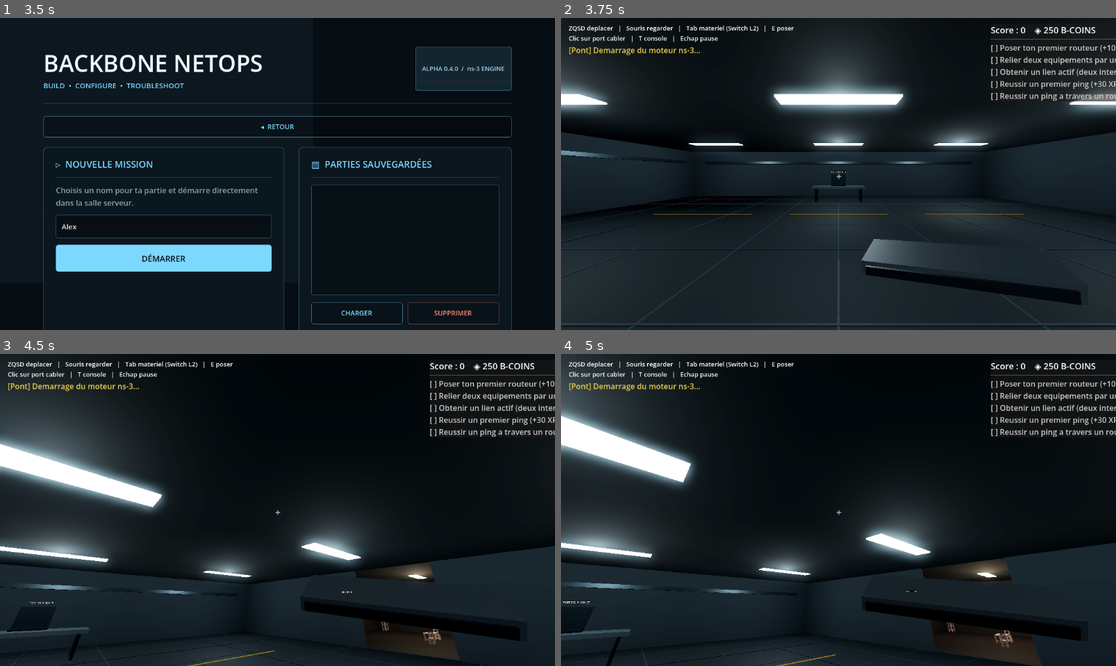
Above: before the commit, frames 1-4 (two rows, left to right).
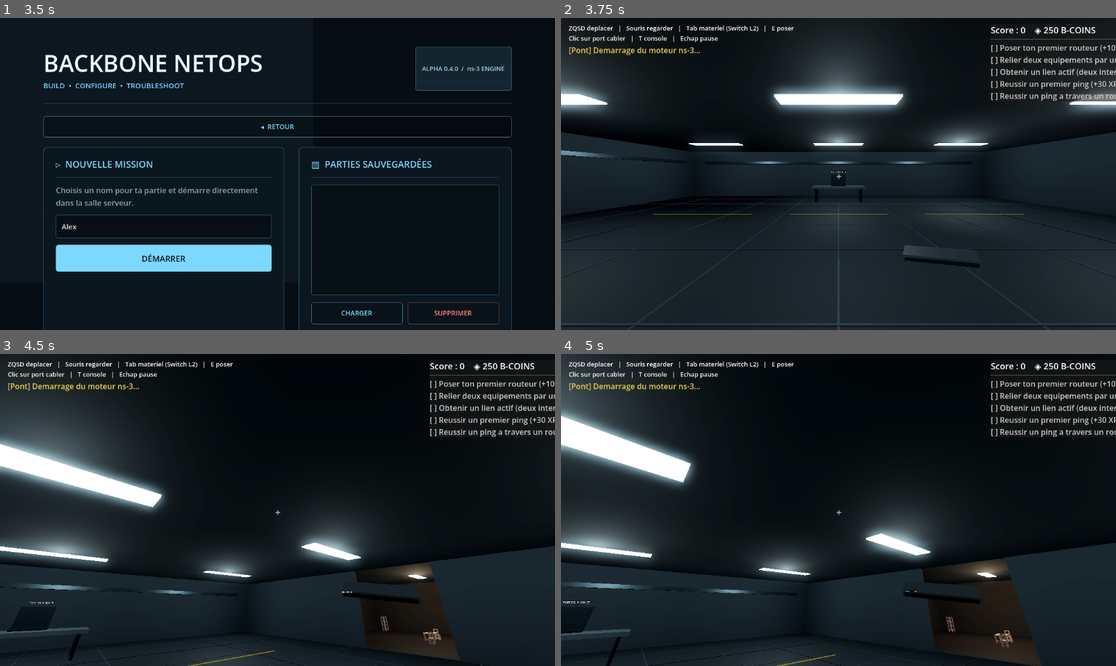
Above: after the commit, the same moments.

Repository: rme28/Backbone-NetOps
Game: Godot game, scene res://scenes/ui/menu.tscn
Same seed, same stepped clock (60 frames per second), same inputs: the game is played once before the commit and once after it.
Inputs (mouse positions are in pixels of both pictures, inside the frame that each line leads up to):
- Up to frame 1 (3.5 s): click "JOUER" at 0.5 s; click (166, 227) at 1.27 s; type "Alex" at 1.35 s; click "◂ RETOUR" at 2 s; click "JOUER" at 2.75 s
- Up to frame 2 (3.75 s): click "DÉMARRER" at 3.5 s
- Up to frame 3 (4.5 s): tap Enter at 4.25 s; move the mouse to (305, 510) at 4.27 s; hold W (move_forward) from 4.28 s (still down); hold E (interact) from 4.28 s (still down); click (305, 510) at 4.42 s
- Up to frame 4 (5 s): keep holding W (move_forward); keep holding E (interact)

Frame 1 is identical in both runs. In frame 2, 2.2% of the frame differs, in the area x 54-94%, y 70-92%; in frame 3, 1.6%; in frame 4, 1.6%.

Commit message:
Aile sud du batiment : couloir, open-space, accueil, local technique WAN

Diff:
--- a/game/scripts/world/server_room.gd
+++ b/game/scripts/world/server_room.gd
@@ -122,6 +122,20 @@
 	var setup_script := OS.get_environment("BACKBONE_SCREENSHOT_SETUP")
 	if not setup_script.is_empty() and has_method(setup_script):
 		call(setup_script)
+	# Position/cible de camera optionnelles : BACKBONE_SHOT_POS="x,y,z"
+	# et BACKBONE_SHOT_LOOK="x,y,z" pour cadrer sans fonction dediee.
+	var pos_env := OS.get_environment("BACKBONE_SHOT_POS")
+	var look_env := OS.get_environment("BACKBONE_SHOT_LOOK")
+	if not pos_env.is_empty():
+		var p := pos_env.split_floats(",")
+		if p.size() == 3:
+			_player.global_position = Vector3(p[0], p[1], p[2])
+		if not look_env.is_empty():
+			var l := look_env.split_floats(",")
+			if l.size() == 3:
+				_player.look_at(Vector3(l[0], l[1], l[2]), Vector3.UP)
+				var camera: Camera3D = _player.get_node("Camera3D")
+				camera.look_at(Vector3(l[0], l[1], l[2]), Vector3.UP)
 	await get_tree().create_timer(1.2).timeout
 	var image := get_viewport().get_texture().get_image()
 	image.save_png(path)
@@ -160,7 +174,10 @@
 
 	_add_box(Vector3(0, -0.1, 0), Vector3(20, 0.2, 20), floor_mat)  # sol
 	_add_box(Vector3(0, 1.5, -10), Vector3(20, 3, 0.2), wall_mat)   # mur nord
-	_add_box(Vector3(0, 1.5, 10), Vector3(20, 3, 0.2), wall_mat)    # mur sud
+	# Mur sud perce d'une porte vers le couloir de l'aile bureaux.
+	_add_box(Vector3(-5.6, 1.5, 10), Vector3(8.8, 3, 0.2), wall_mat)
+	_add_box(Vector3(5.6, 1.5, 10), Vector3(8.8, 3, 0.2), wall_mat)
+	_add_signage(Vector3(0, 2.55, 10.15), "SALLE SERVEUR", Color("7dd8ff"))
 	# Mur est perce d'une porte (2 segments) vers l'annexe pause/bureau.
 	_add_box(Vector3(10, 1.5, -5.75), Vector3(0.2, 3, 8.5), wall_mat)
 	_add_box(Vector3(10, 1.5, 5.75), Vector3(0.2, 3, 8.5), wall_mat)
@@ -168,6 +185,7 @@
 	_add_visual_box(Vector3(0, 3.05, 0), Vector3(20, 0.1, 20), ceiling_mat)
 
 	_build_annex_room(wall_mat, ceiling_mat)
+	_build_south_wing(wall_mat, ceiling_mat)
 
 	# Dalles et joints du faux plancher.
 	var grid_mat := _material(Color("3a464b"), 0.75, 0.25)
@@ -287,6 +305,165 @@
 	label.no_depth_test = true
 	label.billboard = BaseMaterial3D.BILLBOARD_ENABLED
 	add_child(label)
+
+
+## Aile sud du batiment : couloir, open-space bureaux, accueil et local
+## technique operateur (arrivee WAN). Chaque zone est construite par une
+## fonction dediee avec des coordonnees regroupees, pour rester facilement
+## deplacable / modifiable par un futur developpeur de scenarios.
+func _build_south_wing(wall_mat: Material, ceiling_mat: Material) -> void:
+	var corridor_floor := _material(Color("262c31"), 0.8, 0.1)
+	var office_floor := _material(Color("3f4440"), 0.9, 0.0)
+	var closet_floor := _material(Color("2b2926"), 0.9, 0.0)
+
+	# --- Couloir (x -10..10, z 10..13.6) ---
+	_add_box(Vector3(0, -0.1, 11.8), Vector3(20, 0.2, 3.6), corridor_floor)
+	_add_visual_box(Vector3(0, 3.05, 11.8), Vector3(20, 0.1, 3.6), ceiling_mat)
+	# Mur sud du couloir : ouvertures vers bureaux (x -5.2..-2.8) et accueil (x 3..8).
+	_add_box(Vector3(-7.6, 1.5, 13.6), Vector3(4.8, 3, 0.2), wall_mat)
+	_add_box(Vector3(0.1, 1.5, 13.6), Vector3(5.8, 3, 0.2), wall_mat)
+	_add_box(Vector3(9.0, 1.5, 13.6), Vector3(2.0, 3, 0.2), wall_mat)
+	_add_zone_light(Vector3(-5, 2.75, 11.8), Color("fff1dc"), 1.8, 8.0)
+	_add_zone_light(Vector3(5, 2.75, 11.8), Color("fff1dc"), 1.8, 8.0)
+	_add_zone_light(Vector3(0, 2.75, 11.8), Color("fff1dc"), 1.6, 7.0)
+	_add_signage(Vector3(-4, 2.5, 13.45), "BUREAUX", Color("e8e2d0"), PI)
+	_add_signage(Vector3(5.5, 2.5, 13.45), "ACCUEIL", Color("e8e2d0"), PI)
+
+	# --- Open-space bureaux (x -10..3, z 13.6..21.2) ---
+	_add_box(Vector3(-3.5, -0.1, 17.4), Vector3(13, 0.2, 7.6), office_floor)
+	_add_visual_box(Vector3(-3.5, 3.05, 17.4), Vector3(13, 0.1, 7.6), ceiling_mat)
+	_add_box(Vector3(3, 1.5, 17.4), Vector3(0.2, 3, 7.6), wall_mat)  # cloison accueil
+	_add_zone_light(Vector3(-6, 2.75, 17.4), Color("f4f8ff"), 1.8, 8.0)
+	_add_zone_light(Vector3(-1, 2.75, 17.4), Color("f4f8ff"), 1.8, 8.0)
+	for desk_x in [-7.5, -4.5]:
+		_build_office_desk(Vector3(desk_x, 0, 16.2), 0.0)
+		_build_office_desk(Vector3(desk_x, 0, 19.2), PI)
+	for outlet_x in [-8.0, -6.0, -3.0, 0.0]:
+		_add_wall_outlet(Vector3(outlet_x, 0.35, 13.72))
+	_add_plant(Vector3(1.8, 0, 20.2))
+
+	# --- Accueil (x 3..10, z 13.6..21.2) ---
+	_add_box(Vector3(6.5, -0.1, 17.4), Vector3(7, 0.2, 7.6), office_floor)
+	_add_visual_box(Vector3(6.5, 3.05, 17.4), Vector3(7, 0.1, 7.6), ceiling_mat)
+	_add_zone_light(Vector3(6.5, 2.75, 17.4), Color("ffedd6"), 1.8, 8.0)
+	_build_reception_desk(Vector3(5.6, 0, 16.6))
+	_add_plant(Vector3(9.2, 0, 14.6))
+	_add_signage(Vector3(6.5, 2.3, 20.9), "BACKBONE CORP", Color("7dd8ff"), PI)
+	# Porte d'entree (decor) sur le mur sud.
+	var door_mat := _material(Color("1b2226"), 0.4, 0.4)
+	_add_visual_box(Vector3(7.5, 1.25, 21.08), Vector3(2.2, 2.5, 0.08), door_mat)
+	_add_signage(Vector3(7.5, 2.62, 21.0), "ENTREE", Color("9adf9a"), PI)
+
+	# --- Murs exterieurs de l'aile ---
+	_add_box(Vector3(0, 1.5, 21.2), Vector3(20, 3, 0.2), wall_mat)              # sud
+	_add_box(Vector3(10, 1.5, 15.6), Vector3(0.2, 3, 11.2), wall_mat)           # est
+	_add_box(Vector3(-10, 1.5, 10.5), Vector3(0.2, 3, 1.0), wall_mat)           # ouest (haut)
+	_add_box(Vector3(-10, 1.5, 17.3), Vector3(0.2, 3, 7.8), wall_mat)           # ouest (bas)
+
+	# --- Local technique / arrivee WAN (x -14.4..-10, z 10..14) ---
+	_add_box(Vector3(-12.2, -0.1, 12), Vector3(4.4, 0.2, 4), closet_floor)
+	_add_visual_box(Vector3(-12.2, 3.05, 12), Vector3(4.4, 0.1, 4), ceiling_mat)
+	_add_box(Vector3(-14.4, 1.5, 12), Vector3(0.2, 3, 4), wall_mat)
+	_add_box(Vector3(-12.2, 1.5, 10), Vector3(4.4, 3, 0.2), wall_mat)
+	_add_box(Vector3(-12.2, 1.5, 14), Vector3(4.4, 3, 0.2), wall_mat)
+	_add_zone_light(Vector3(-12.2, 2.7, 12), Color("dceaf2"), 1.5, 6.0)
+	_add_signage(Vector3(-9.85, 2.5, 12), "LOCAL TECHNIQUE", Color("ffd166"), PI / 2.0)
+	# Boitier operateur + conduits (decor : le point d'entree WAN du batiment).
+	var box_mat := _material(Color("4a5258"), 0.5, 0.3, true)
+	_add_visual_box(Vector3(-14.2, 1.4, 12), Vector3(0.3, 0.9, 0.7), box_mat)
+	_add_signage(Vector3(-14.0, 2.05, 12), "ARRIVEE OPERATEUR (WAN)", Color("9adf9a"), PI / 2.0)
+	var conduit := _material(Color("35434a"), 0.35, 0.65)
+	_add_visual_box(Vector3(-14.25, 2.5, 12), Vector3(0.12, 1.3, 0.12), conduit)
+	_add_visual_box(Vector3(-12.2, 2.88, 12), Vector3(4.2, 0.1, 0.14), conduit)
+
+
+## Panneau de signalisation mural (texte fixe oriente, pas de billboard).
+func _add_signage(pos: Vector3, text: String, color: Color, yaw := 0.0) -> void:
+	var label := Label3D.new()
+	label.text = text
+	label.position = pos
+	label.rotation.y = yaw
+	label.font_size = 40
+	label.pixel_size = 0.004
+	label.modulate = color
+	label.outline_size = 4
+	label.double_sided = false
+	add_child(label)
+
+
+func _add_zone_light(pos: Vector3, color: Color, energy: float, range_m: float) -> void:
+	var lamp_mat := _material(Color("f5efe2"), 0.3, 0.0, false, color, 2.0)
+	_add_visual_box(Vector3(pos.x, 2.96, pos.z), Vector3(1.6, 0.04, 0.4), lamp_mat)
+	var lamp := OmniLight3D.new()
+	lamp.position = pos
+	lamp.light_color = color
+	lamp.light_energy = energy
+	lamp.omni_range = range_m
+	add_child(lamp)
+
+
+## Bureau d'open-space (decor) : plateau, pietement, ecran et chaise Kenney.
+func _build_office_desk(pos: Vector3, yaw: float) -> void:
+	var desk := StaticBody3D.new()
+	desk.position = pos
+	desk.rotation.y = yaw
+	add_child(desk)
+	var top_mat := _material(Color("6a6156"), 0.6, 0.1, true)
+	var leg_mat := _material(Color("2c3134"), 0.4, 0.5)
+	_add_local_box(desk, Vector3(0, 0.74, 0), Vector3(1.6, 0.06, 0.8), top_mat)
+	for x in [-0.72, 0.72]:
+		_add_local_box(desk, Vector3(x, 0.37, 0), Vector3(0.06, 0.74, 0.7), leg_mat)
+	var col := CollisionShape3D.new()
+	var shape := BoxShape3D.new()
+	shape.size = Vector3(1.6, 0.8, 0.8)
+	col.shape = shape
+	col.position = Vector3(0, 0.4, 0)
+	desk.add_child(col)
+	# Moniteur + clavier (decor).
+	var screen_mat := _material(Color("10222c"), 0.3, 0.0, false, Color("1a5a7a"), 1.2)
+	_add_local_box(desk, Vector3(0, 1.02, -0.2), Vector3(0.55, 0.34, 0.03), _material(Color("14181b"), 0.4, 0.4))
+	_add_local_box(desk, Vector3(0, 1.02, -0.185), Vector3(0.5, 0.29, 0.012), screen_mat)
+	_add_local_box(desk, Vector3(0, 0.79, -0.2), Vector3(0.06, 0.04, 0.06), leg_mat)
+	_add_local_box(desk, Vector3(0, 0.78, 0.1), Vector3(0.42, 0.02, 0.14), leg_mat)
+	if _spawn_kenney_prop("furniture/chair.glb", pos + Vector3(0, 0, 0.7).rotated(Vector3.UP, yaw), yaw + PI) == null:
+		pass
+
+
+func _build_reception_desk(pos: Vector3) -> void:
+	var counter := _material(Color("4d5a63"), 0.5, 0.2, true)
+	var front := _material(Color("22303a"), 0.6, 0.1)
+	_add_box(pos + Vector3(0, 0.55, 0), Vector3(2.4, 1.1, 0.5), front)
+	_add_visual_box(pos + Vector3(0, 1.12, 0), Vector3(2.6, 0.05, 0.7), counter)
+	_add_box(pos + Vector3(1.45, 0.55, 0.85), Vector3(0.5, 1.1, 1.6), front)
+	_add_visual_box(pos + Vector3(1.45, 1.12, 0.85), Vector3(0.7, 0.05, 1.8), counter)
+
+
+func _add_wall_outlet(pos: Vector3) -> void:
+	var plate := _material(Color("d8dde0"), 0.5, 0.05)
+	_add_visual_box(pos, Vector3(0.16, 0.1, 0.03), plate)
+	var hole := _material(Color("1a1e21"), 0.5)
+	_add_visual_box(pos + Vector3(-0.035, 0, 0.014), Vector3(0.045, 0.04, 0.01), hole)
+	_add_visual_box(pos + Vector3(0.035, 0, 0.014), Vector3(0.045, 0.04, 0.01), hole)
+
+
+func _add_plant(pos: Vector3) -> void:
+	var pot := MeshInstance3D.new()
+	var pot_mesh := CylinderMesh.new()
+	pot_mesh.height = 0.35
+	pot_mesh.top_radius = 0.22
+	pot_mesh.bottom_radius = 0.17
+	pot_mesh.material = _material(Color("5a4a3a"), 0.7)
+	pot.mesh = pot_mesh
+	pot.position = pos + Vector3(0, 0.175, 0)
+	add_child(pot)
+	var leaves := MeshInstance3D.new()
+	var leaves_mesh := SphereMesh.new()
+	leaves_mesh.radius = 0.38
+	leaves_mesh.height = 0.85
+	leaves_mesh.material = _material(Color("3f6f3f"), 0.85)
+	leaves.mesh = leaves_mesh
+	leaves.position = pos + Vector3(0, 0.75, 0)
+	add_child(leaves)
 
 
 var _material_cache: Dictionary = {}  # cle -> StandardMaterial3D, evite de regenerer les textures de bruit
@@ -470,8 +647,9 @@
 	_held_root = Node3D.new()
 	_held_root.name = "HeldItem"
 	cam.add_child(_held_root)
-	_held_root.position = Vector3(0.34, -0.27, -0.62)
+	_held_root.position = Vector3(0.42, -0.34, -0.85)
 	_held_root.rotation_degrees = Vector3(7, -24, 4)
+	_held_root.scale = Vector3.ONE * 0.55
 	_update_held_item()
 
 
Binary file added: game/shot_wing.png
